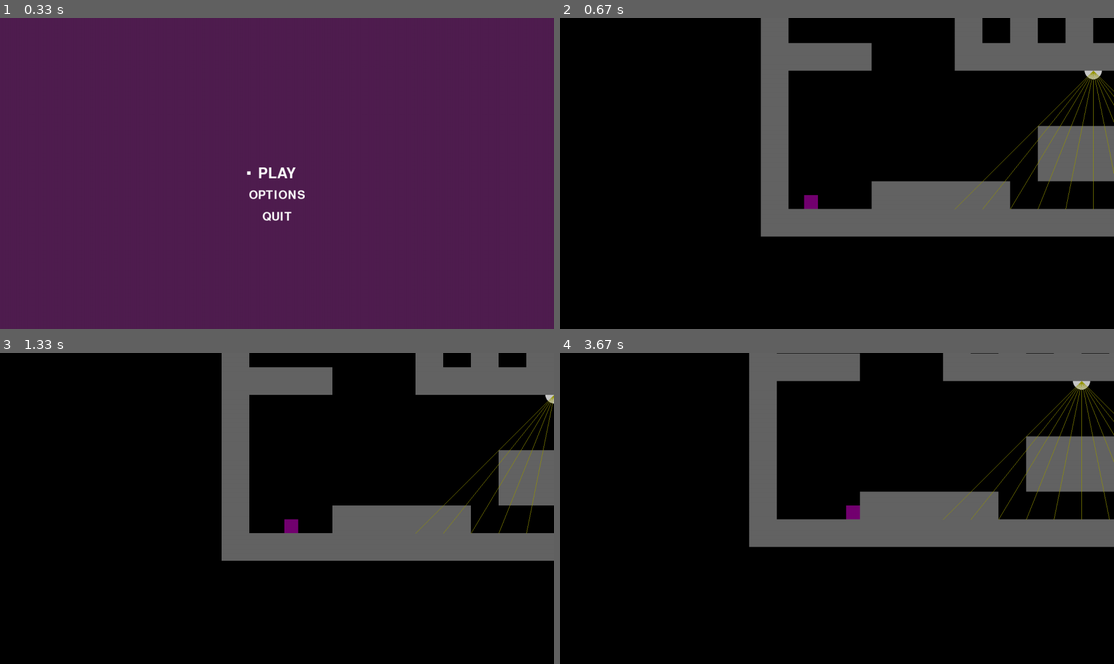
Above: before the commit, frames 1-4 (two rows, left to right).
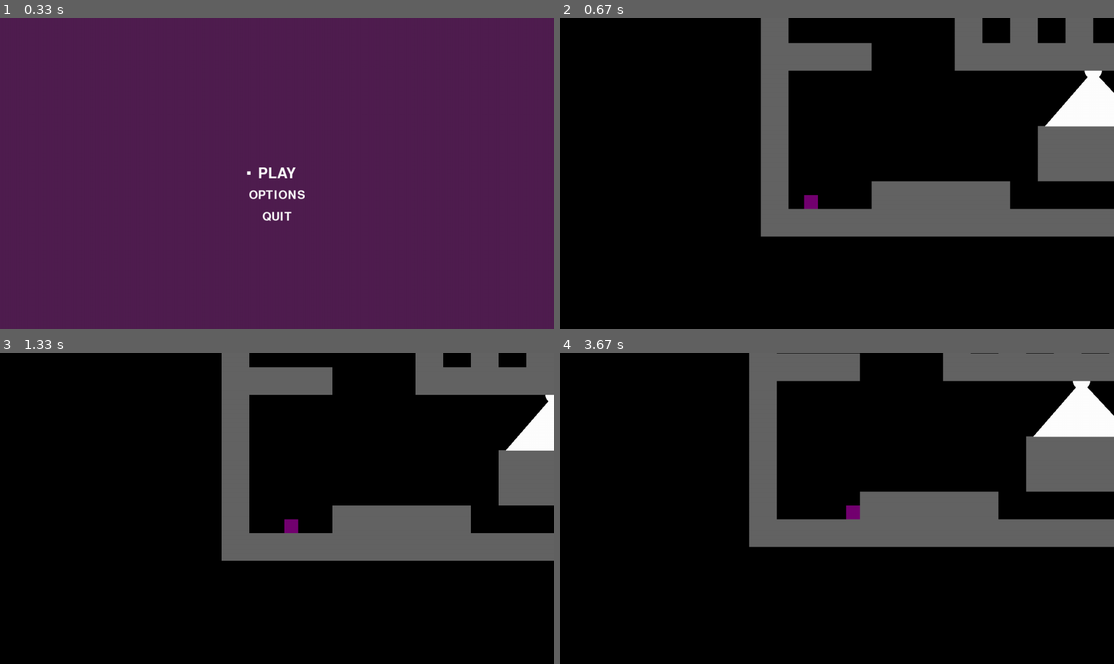
Above: after the commit, the same moments.

Repository: ssilatel/pygame-platformer
Game: pygame game, started from main.py
The game is run twice, just before and just after one commit, with the same random seed, the same clock (stepped at 60 frames per second) and the same inputs.
Inputs:
- Up to frame 1 (0.33 s): no input
- Up to frame 2 (0.67 s): tap Space at 0.33 s
- Up to frame 3 (1.33 s): hold Up 0.67-1.13 s; hold Right from 1.17 s (still down)
- Up to frame 4 (3.67 s): release Right at 1.63 s; hold Left 1.67-2.2 s; hold Left 2.23-2.63 s; hold Up 2.67-3.03 s; hold Right from 3.07 s (still down)

Frame 1 is identical in both runs. In frame 2, 1.7% of the frame differs, in the area x 71-100%, y 16-62%; in frame 3, 1.0%; in frame 4, 1.9%, in the area x 69-100%, y 8-54%.

Commit message:
Add files via upload

Diff:
--- a/engine.py
+++ b/engine.py
@@ -16,20 +16,6 @@
         if rect.colliderect(tile):
             hit_list.append(tile)
     return hit_list
-
-# def nearby_tiles(x,y,tiles):
-#     x_loc = int(round(x/32,0))
-#     y_loc = int(round(y/32,0))
-#     tile_list = []
-#     for y in range(3):
-#         for x in range(3):
-#             loc = str(x_loc+x-1) + ';' + str(y_loc+y-1)
-#             if loc in tiles:
-#                 for tile in tiles[loc][0]:
-#                     if tile[:-4] in collision_types:
-#                         tile_list.append([tiles[loc][1]*32,tiles[loc][2]*32,32,32])
-#                         break
-#     return tile_list
 
 def move(rect, movement, tiles, mode, screen, scroll):
     collision_types = {"top": False, "bottom": False, "left": False, "right": False}
--- a/main.py
+++ b/main.py
@@ -1,3 +1,4 @@
+from tracemalloc import start
 import pygame
 import sys
 import engine as e
@@ -11,23 +12,50 @@
 screen = pygame.display.set_mode((SCREEN_WIDTH, SCREEN_HEIGHT), 0, 32)
 scroll = [0, 0]
 game_map = e.load_map("test_map.txt")
+MAP_SIZE = int(len(game_map))
 dirt_img = pygame.Surface((TILE_SIZE, TILE_SIZE))
 dirt_img.fill((100, 100, 100))
 player = e.Player(100, 864, TILE_SIZE // 2, TILE_SIZE // 2)
 
 class Watcher:
-    def __init__(self, x, y):
-        self.x = x
-        self.y = y
-        self.image = pygame.draw.circle(screen, (200, 200, 200), (self.x, self.y), 20, 0, False, False, True, True)
-        self.rect = pygame.Rect(self.x - 10, self.y - 10, 30, 30)
-
-    def watch(self, tile_list):
-        points = []
-        for i in range(-5, 6):
-            line = pygame.draw.line(screen, (150, 150, 0), (self.x, self.y), (self.x + i * TILE_SIZE, self.y + 5 * TILE_SIZE))
-            for tile in tile_list:
-                pass
+    def __init__(self, pos):
+        self.pos = pos
+        self.angle = math.pi * 2
+        self.fov = math.pi / 2.1
+        self.half_fov = self.fov / 2
+        self.casted_rays = 40
+        self.max_depth = int(MAP_SIZE * TILE_SIZE)
+        self.step_angle = self.fov / self.casted_rays
+
+    def draw(self):
+        pygame.draw.circle(screen, (255, 255, 255), (self.pos[0] - scroll[0], self.pos[1] - scroll[1]), 20, 0, False, False, True, True)
+
+    def watch(self):
+        # pygame.draw.line(screen, (200, 200, 0), (self.pos[0] - scroll[0], self.pos[1] - scroll[1]), ((self.pos[0] - math.sin(self.angle) * 500) - scroll[0], (self.pos[1] + math.cos(self.angle) * 500) - scroll[1]))
+        # pygame.draw.line(screen, (200, 200, 0), (self.pos[0] - scroll[0], self.pos[1] - scroll[1]), ((self.pos[0] - math.sin(self.angle - self.half_fov) * 500) - scroll[0], (self.pos[1] + math.cos(self.angle - self.half_fov) * 500) - scroll[1]))
+        # pygame.draw.line(screen, (200, 200, 0), (self.pos[0] - scroll[0], self.pos[1] - scroll[1]), ((self.pos[0] - math.sin(self.angle + self.half_fov) * 500) - scroll[0], (self.pos[1] + math.cos(self.angle + self.half_fov) * 500) - scroll[1]))
+
+        targets = []
+        starting_angle = self.angle - self.half_fov
+        for ray in range(self.casted_rays):
+            for depth in range(self.max_depth):
+                target_x = self.pos[0] - math.sin(starting_angle) * depth
+                target_y = self.pos[1] + math.cos(starting_angle) * depth
+
+                col = int(target_x / TILE_SIZE)
+                row = int(target_y / TILE_SIZE)
+
+                if game_map[row][col] == "1":
+                    # pygame.draw.line(screen, (200, 200, 0), (self.pos[0] - scroll[0], self.pos[1] - scroll[1]), (target_x - scroll[0], target_y - scroll[1]))
+                    targets.append([target_x - scroll[0], target_y - scroll[1]])
+                    break
+            starting_angle += self.step_angle
+        pygame.draw.polygon(screen, (255, 255, 255), [[self.pos[0] - scroll[0], self.pos[1] - scroll[1]], *targets])
+
+w1 = Watcher([12 * TILE_SIZE, 9 * TILE_SIZE])
+w2 = Watcher([53 * TILE_SIZE, 7 * TILE_SIZE])
+watchers = [w1, w2]
+
 def restart():
     player.rect.x = 100
     player.rect.y = 864
@@ -43,23 +71,20 @@
         scroll[1] += (player.rect.y - scroll[1] - ((SCREEN_HEIGHT // 2) - (TILE_SIZE // 4))) // 10
 
         tile_rects = []
-        watchers = []
         y = 0
         for row in game_map:
             x = 0
             for tile in row:
                 if tile == "1":
                     screen.blit(dirt_img, (x * TILE_SIZE - scroll[0], y * TILE_SIZE - scroll[1]))
-                if tile == "2":
-                    new_watcher = Watcher(x * TILE_SIZE - scroll[0], y * TILE_SIZE - scroll[1])
-                    watchers.append(new_watcher)
-                if tile != "0" and tile != "2":
+                if tile != "0":
                     tile_rects.append(pygame.Rect(x * TILE_SIZE, y * TILE_SIZE, TILE_SIZE, TILE_SIZE))
                 x += 1
             y += 1
 
         for w in watchers:
-            w.watch(tile_rects)
+            w.draw()
+            w.watch()
 
         player.update(tile_rects, mode, screen, scroll)
         player.draw(screen, scroll)
--- a/test_map.txt
+++ b/test_map.txt
@@ -5,11 +5,11 @@
 10000000000001100100100100100111111111111111111111100000000000001
 10000000000101100000000000000000000000000000000011100000000000001
 10000000010101100000000000000000000000000000000011111111100000001
-10000001010101100000000000000000000000000000000011111111100000001
-11110001111111100000000000000000000000000000000000000200111111001
-10000000000020000000000000000000000000000000000000000000000000011
-10000000000000000000000000001111111001001001001100011110000001111
-10000000001111000000000001001111111001001001001110011110000111111
-10000000001111000000001001001111111001001001001111000000011111111
+10000001010101100000000000000000000000000000000011100001100000001
+11110001111111100000000000000000000000000000000000000000111111001
+10000000000000000000000000000000000000000000000000000000000000011
+10000000000000000000000000001111111001001001000000011110000001111
+10000000001111000000000001001111111001001001001110000000011111111
+10000000001111000000001001001111111001001001001110000000011111111
 10001111100000011111001001001111111001001001001111111111111111111
 11111111111111111111111111111111111111111111111111111111111111111
